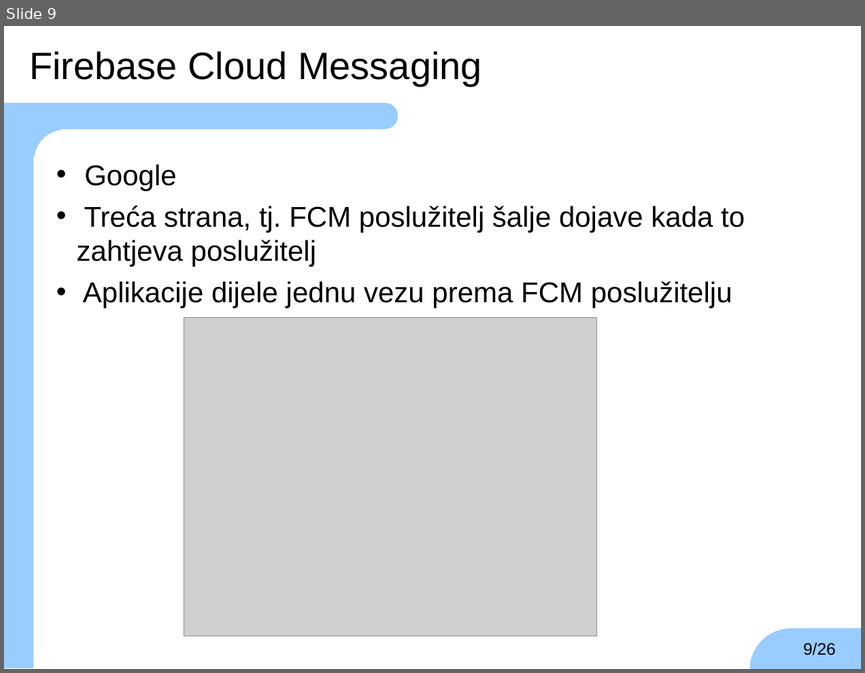
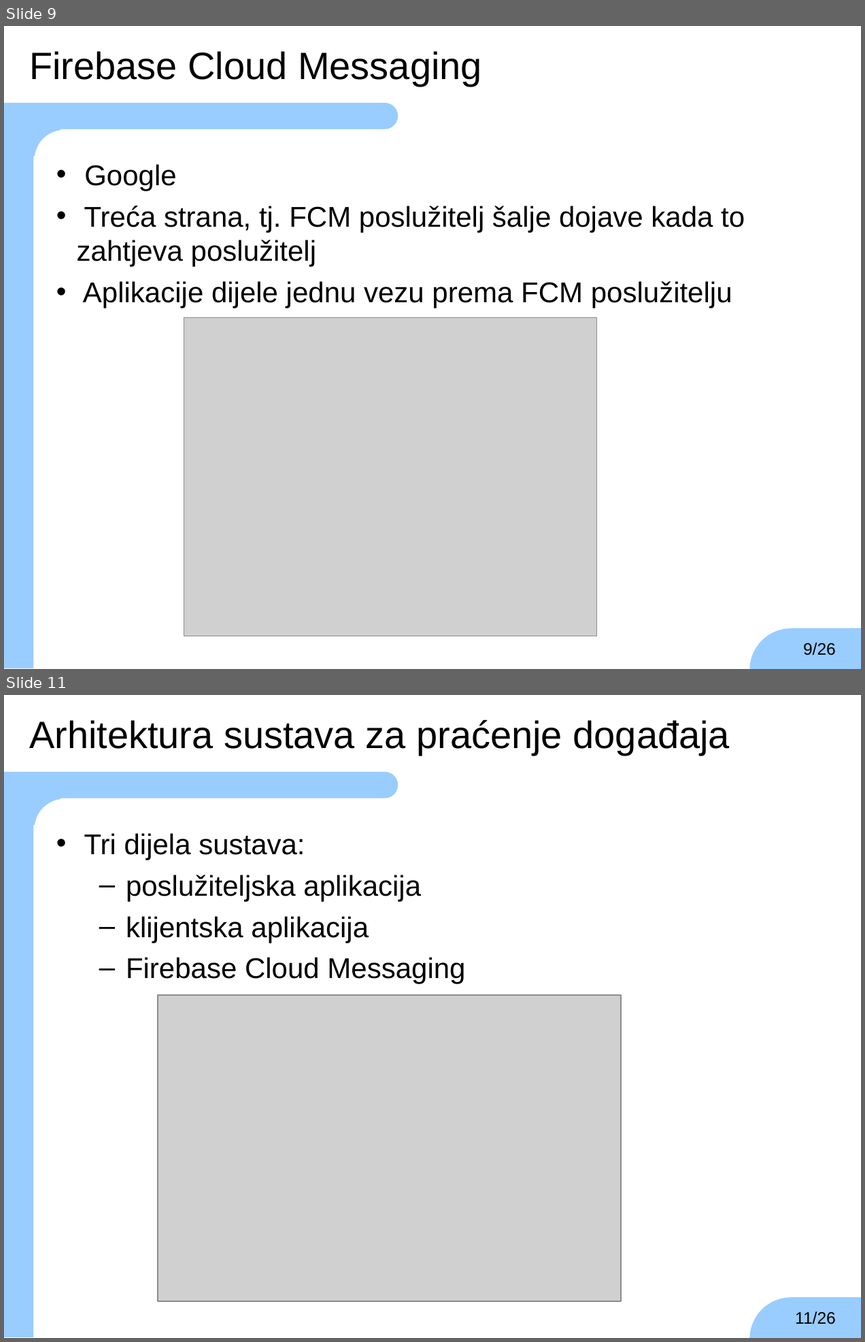
Before and after one commit to TheKarlo95/ZavrsniRad, a slide deck: zr-prezentacija-karlo-vrbic.ppt. Shown one above the other, each under a label of ours: slide 9 before the commit, slides 9 and 11 after it; the slides between them are not shown. The pictures are 865x673 and 865x1342 pixels, drawn with LibreOffice and Linux fonts; fonts in the diff are those of the drawing; grey boxes stand for pictures; background and template pictures are left out. Boxes give left, top, right and bottom in pixels: in the first picture for what was removed or moved away, otherwise in the second. Text is boxed around its words. In the diff, an @@ line names an element or a change of style, - is before the commit and + after.

```diff
--- a/zr-prezentacija-karlo-vrbic.ppt
+++ b/zr-prezentacija-karlo-vrbic.ppt
@@ slide 11 added at box(4, 695, 861, 1338), background #FFFFFF; not listed: 6 template elements that a slide beside it also shows @@
@@ text added at box(29, 719, 730, 755), 32 pt, text #000000 @@
+Arhitektura sustava za praćenje događaja
@@ text added at box(84, 833, 465, 984), 24 pt, text #000000 @@
+• Tri dijela sustava:
+  – poslužiteljska aplikacija
+  – klijentska aplikacija
+  – Firebase Cloud Messaging
@@ picture added at box(158, 995, 621, 1301) @@
@@ page number added at box(795, 1311, 836, 1324), 14 pt, text #000000 @@
+11/26
```
Also in this commit, not shown: 2 other slides added, 2 other files.
